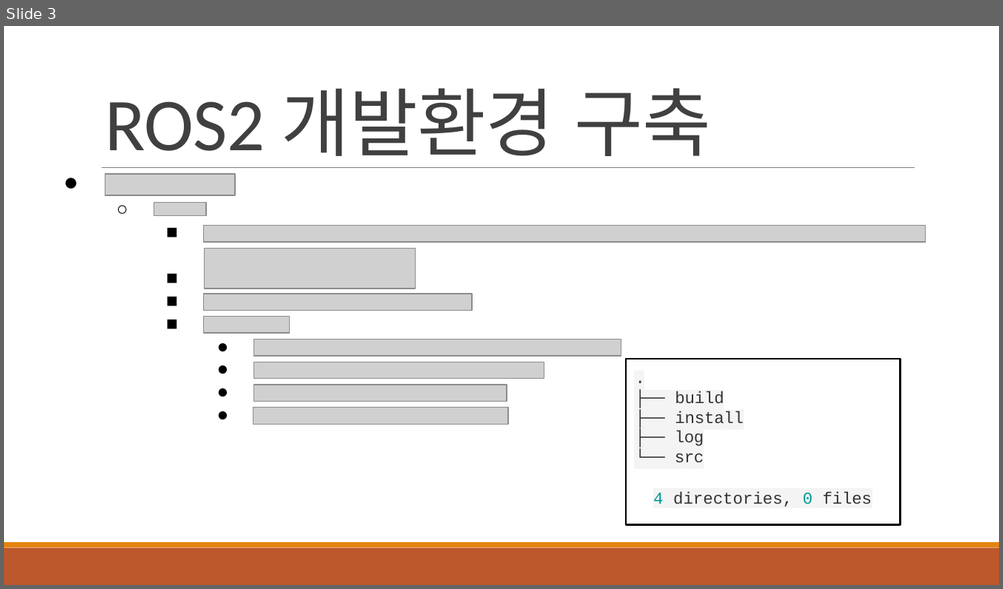
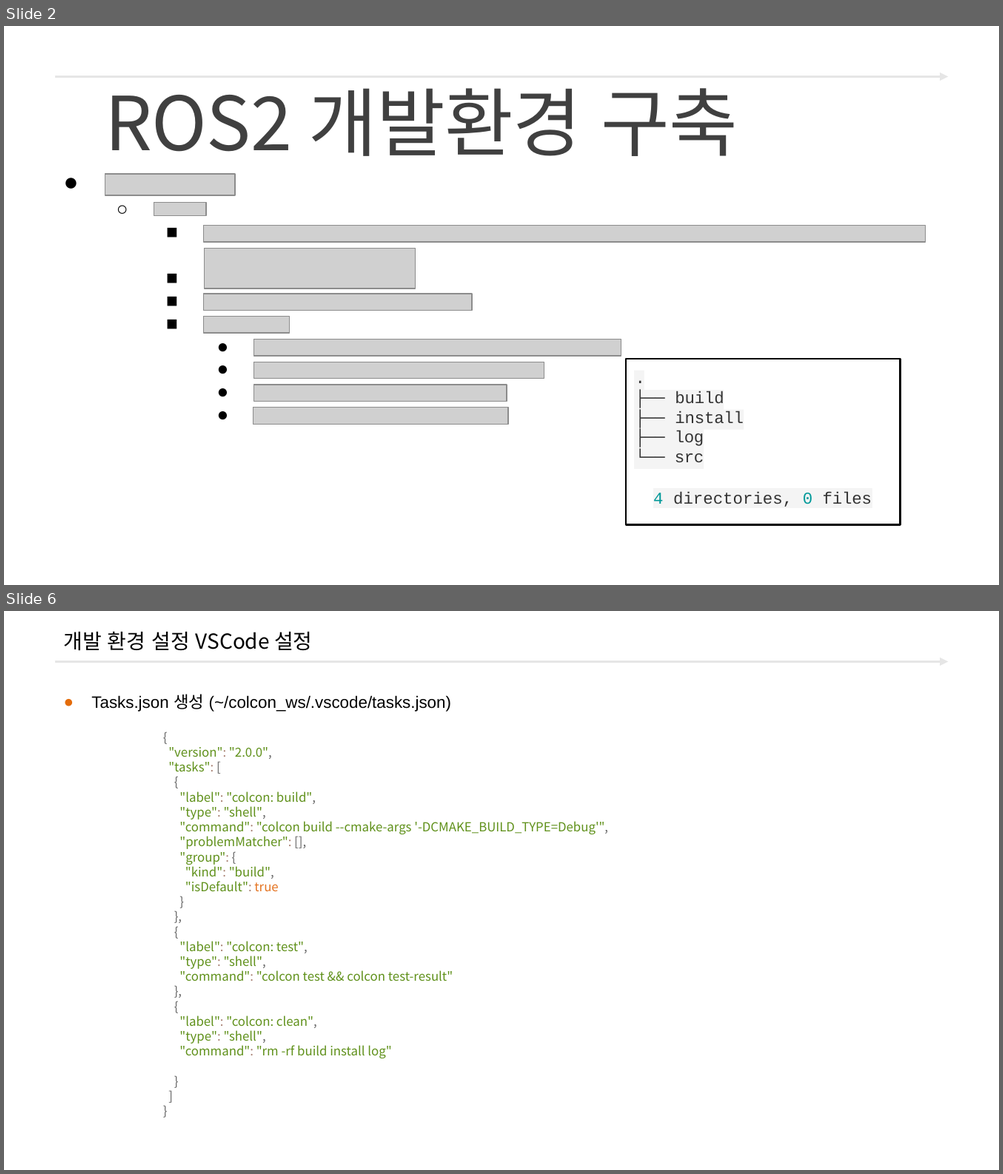
Before and after one commit to freshmea/ict_robot_dajung, a slide deck: pdf_ppt/3. ROS2/교안_ROS2 터틀봇_바인드소프트_2일차교욱.pptx. Shown one above the other, each under a label of ours: slide 3 before the commit, slides 2 and 6 after it; the slides between them are not shown. The pictures are 1003x589 and 1003x1174 pixels, drawn with LibreOffice and Linux fonts; fonts in the diff are those of the drawing; grey boxes stand for pictures; background and template pictures are left out. Boxes give left, top, right and bottom in pixels: in the first picture for what was removed or moved away, otherwise in the second. Text is boxed around its words. In the diff, an @@ line names an element or a change of style, - is before the commit and + after.

```diff
--- a/pdf_ppt/3. ROS2/교안_ROS2 터틀봇_바인드소프트_2일차교욱.pptx
+++ b/pdf_ppt/3. ROS2/교안_ROS2 터틀봇_바인드소프트_2일차교욱.pptx
@@ slide 6 added at box(4, 611, 999, 1170), background #FFFFFF; not listed: 1 template element that a slide beside it also shows @@
@@ title added at box(64, 631, 312, 651), 15 pt, text #000000 @@
+개발 환경 설정 VSCode 설정
@@ text added at box(91, 694, 451, 712), 12 pt, text #000000 @@
+● Tasks.json 생성 (~/colcon_ws/.vscode/tasks.json)
@@ text added at box(168, 747, 608, 1059), 9 pt, text #60911B @@
+{
+"version": "2.0.0",
+"tasks": [
+{
+"label": "colcon: build",
+"type": "shell",
+"command": "colcon build --cmake-args '-DCMAKE_BUILD_TYPE=Debug'",
+"problemMatcher": [],
+"group": {
+"kind": "build",
+"isDefault": true
+}
+},
+{
+"label": "colcon: test",
+"type": "shell",
+"command": "colcon test && colcon test-result"
+},
+{
+"label": "colcon: clean",
+"type": "shell",
+"command": "rm -rf build install log"
+}
+]
+}
@@ what was slide 3 is now slide 2 @@
@@ slide 2 changed as well @@
@@ arrow added from (55, 77) to (948, 77), #E6E6E6 1.5 pt @@
@@ text "ROS2 개발환경 구축" at box(105, 88, 738, 156): font Calibri to Noto Sans CJK KR @@
@@ line removed from (102, 168) to (914, 168) @@
@@ rectangle removed at box(4, 548, 999, 585) @@
@@ rectangle removed at box(4, 543, 999, 548) @@
```
Also in this commit, not shown: 7 other slides changed, 5 other slides added, 3 slides removed, 19 other files.
